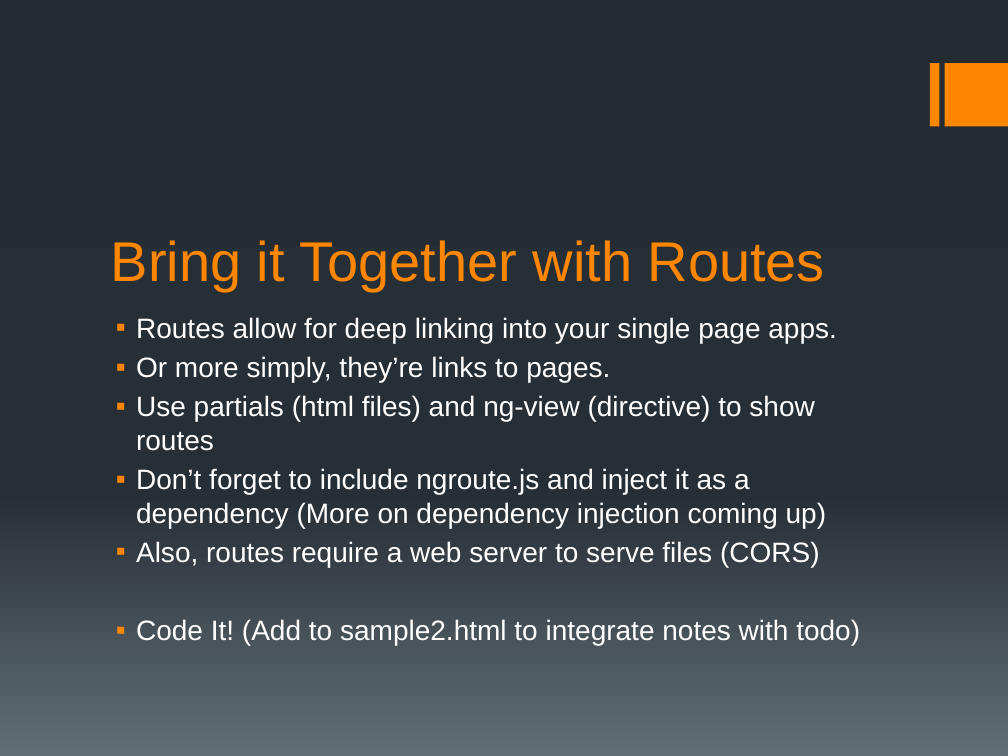
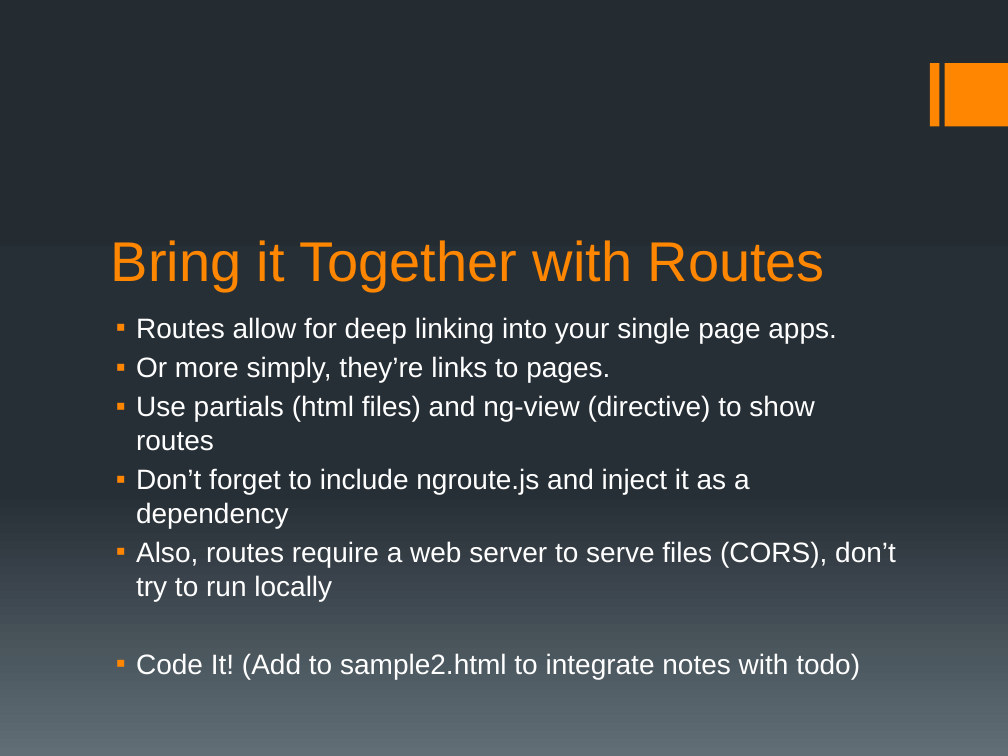
Before and after one commit to motobreath/angular_presentation, a slide deck: slide 12 of angular presentation.pptx (slide 11 before the commit). Drawn at 1008x756 pixels with LibreOffice and Linux fonts; fonts in the diff are those of the drawing. Boxes give left, top, right and bottom in pixels: in the first picture for what was removed or moved away, otherwise in the second. Text is boxed around its words. In the diff, an @@ line names an element or a change of style, - is before the commit and + after.

```diff
--- a/angular presentation.pptx
+++ b/angular presentation.pptx
@@ text at bbox=[136, 468, 896, 601]: text changed @@
-▪ Don’t forget to include ngroute.js and inject it as a dependency (More on dependency injection coming up)
-▪ Also, routes require a web server to serve files (CORS)
+▪ Don’t forget to include ngroute.js and inject it as a dependency
+▪ Also, routes require a web server to serve files (CORS), don’t try to run locally
```
Also in this commit, not shown: 3 other slides changed, 2 slides added.
